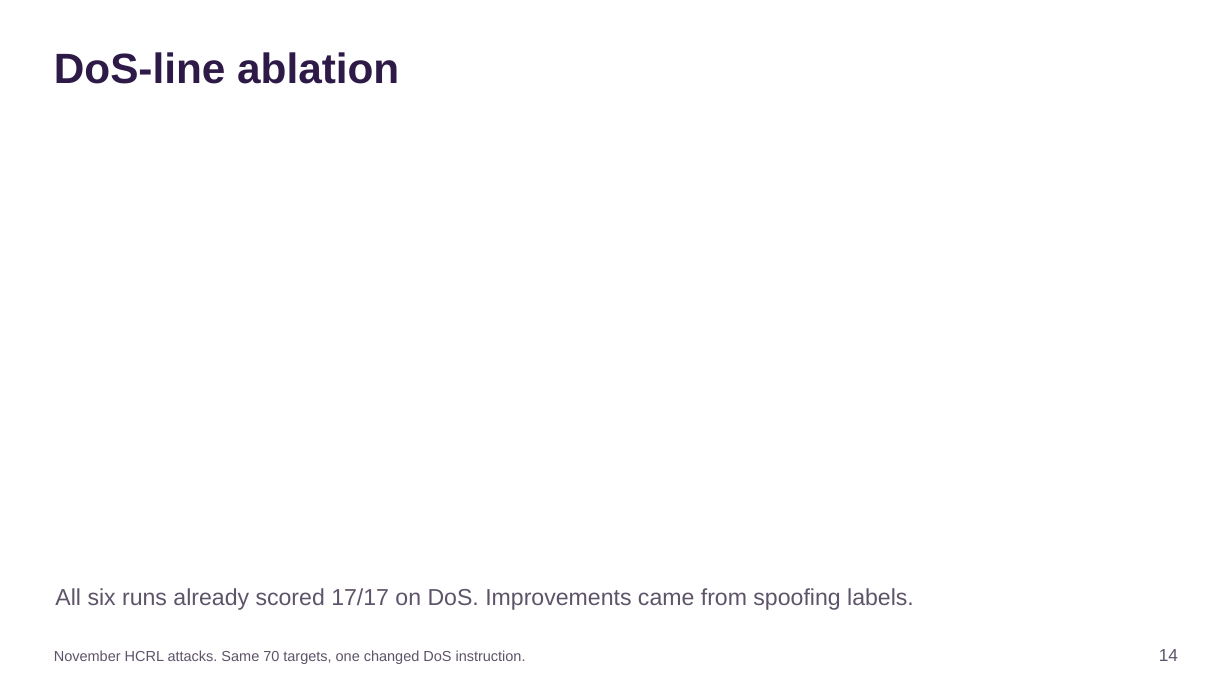
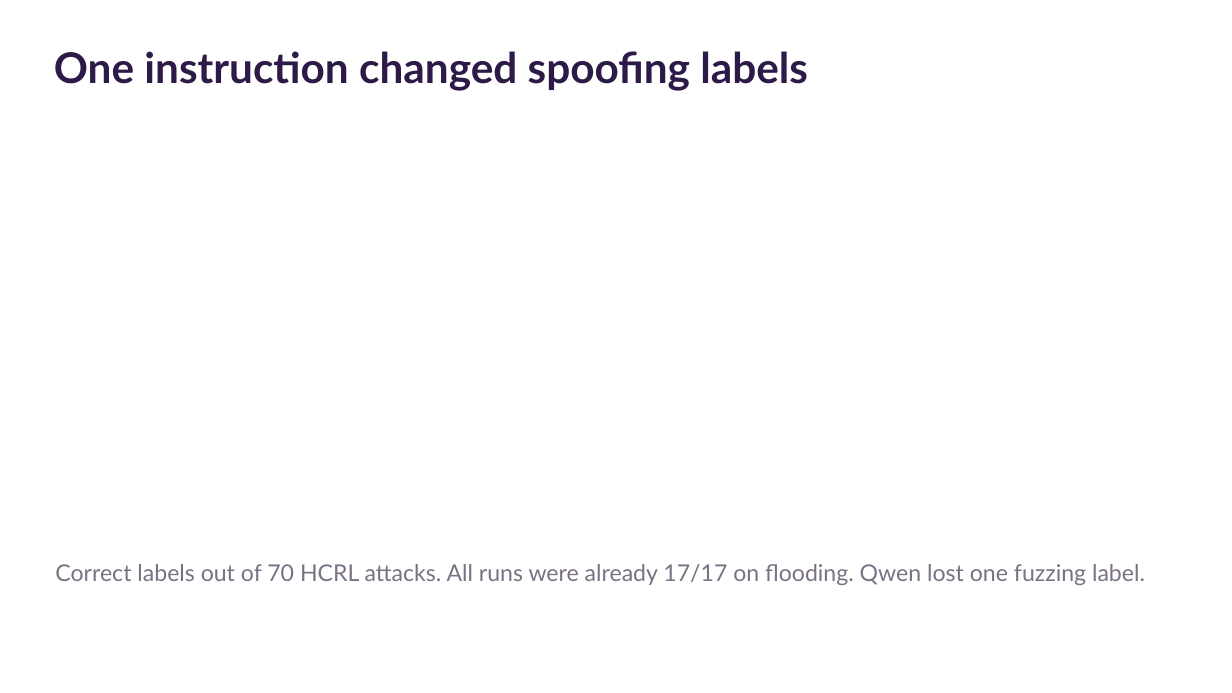
Before and after one commit to SaladbarAlex/CANalyst, a slide deck: slide 14 of output/presentation/CANalyst_Final_Presentation_20min_Class.pptx. Drawn at 1232x693 pixels with LibreOffice and Linux fonts; fonts in the diff are those of the drawing. Boxes give left, top, right and bottom in pixels: in the first picture for what was removed or moved away, otherwise in the second. Text is boxed around its words. In the diff, an @@ line names an element or a change of style, - is before the commit and + after.

```diff
--- a/output/presentation/CANalyst_Final_Presentation_20min_Class.pptx
+++ b/output/presentation/CANalyst_Final_Presentation_20min_Class.pptx
@@ text at bbox=[54, 51, 808, 91]: text changed; font Arial to Lato @@
-DoS-line ablation
+One instruction changed spoofing labels
@@ text at bbox=[55, 564, 1145, 585]: text changed; font Arial to Lato; text colour #5E5469 to #7A7184 @@
-All six runs already scored 17/17 on DoS. Improvements came from spoofing labels.
+Correct labels out of 70 HCRL attacks. All runs were already 17/17 on flooding. Qwen lost one fuzzing label.
@@ text removed at bbox=[54, 650, 526, 664] @@
-November HCRL attacks. Same 70 targets, one changed DoS instruction.
@@ text removed at bbox=[1159, 649, 1178, 661] @@
-14
```
Also in this commit, not shown: 10 other slides changed, 15 slides added, 15 slides removed, 7 other files.
